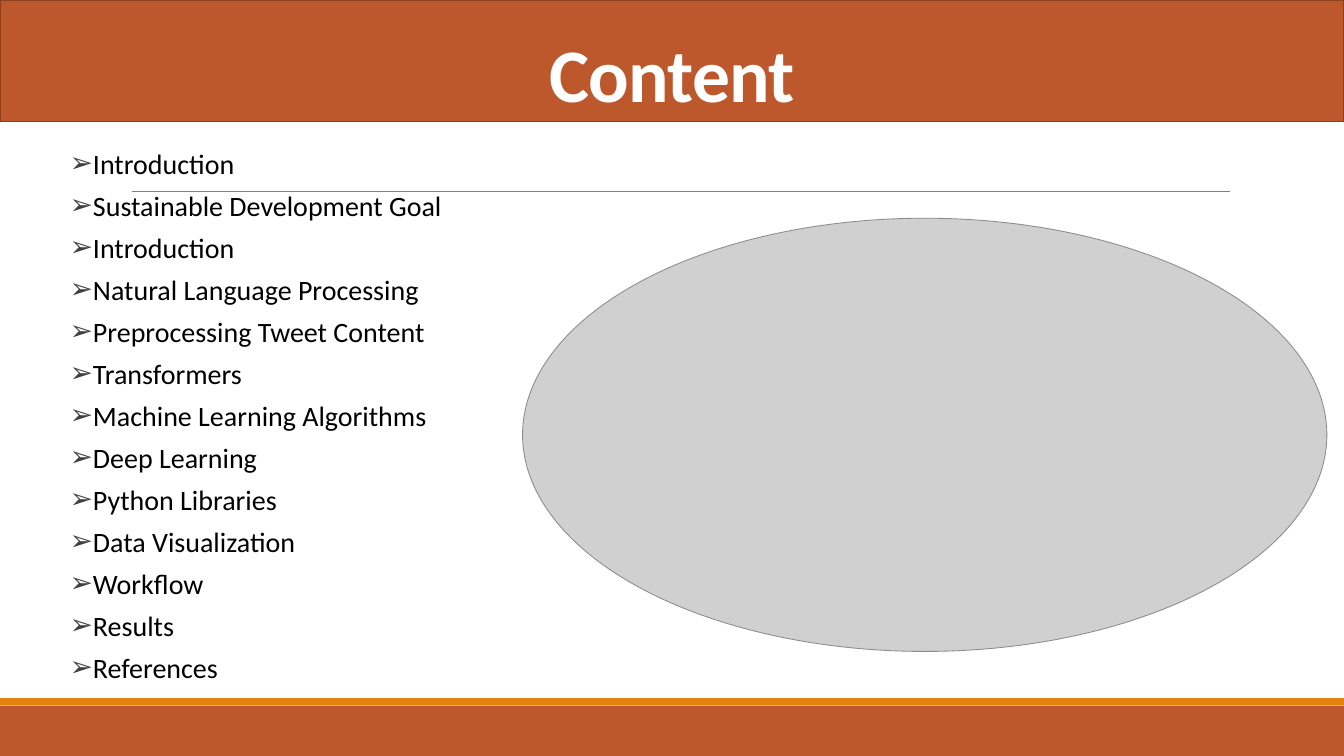
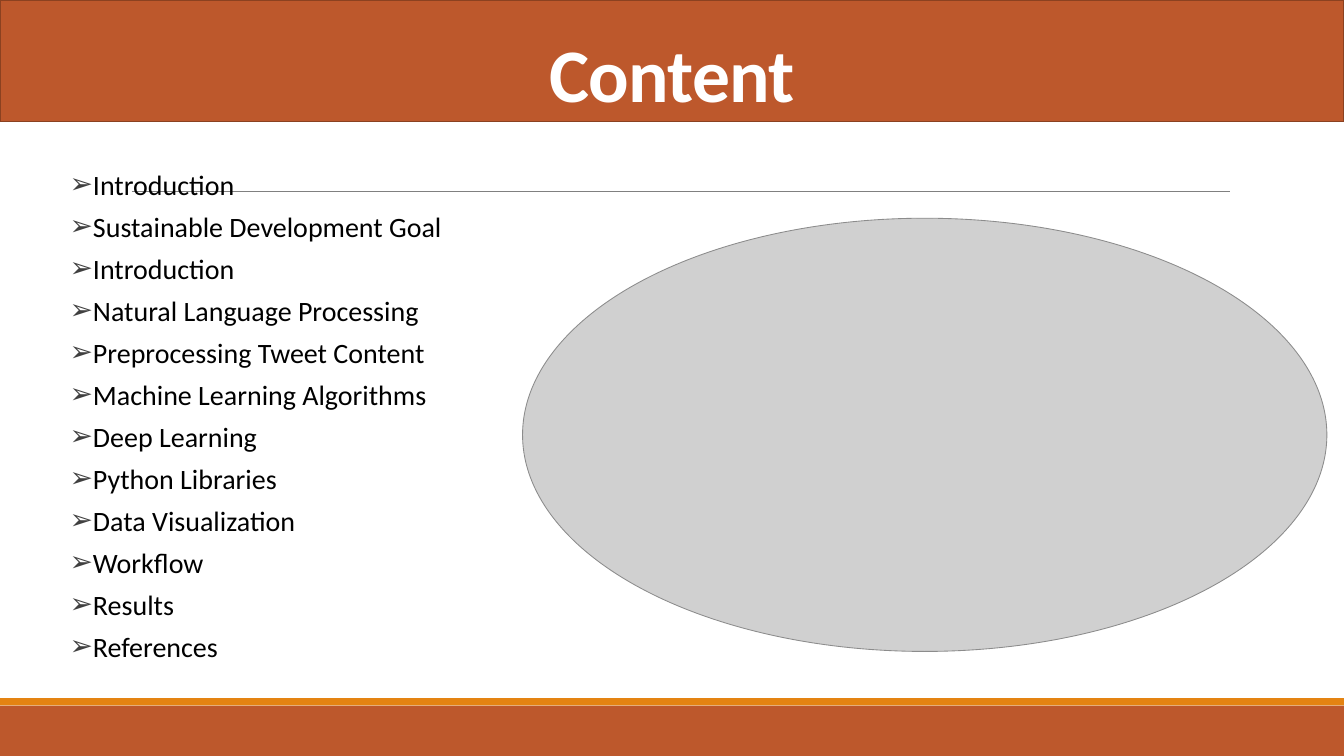
Before and after one commit to kietmcaproject/AI_AI101B_2024-25, a slide deck: slide 2 of GC-03 Sentiment Analysis Of Twitter Data/AI.pptx. Drawn at 1344x756 pixels with LibreOffice and Linux fonts; fonts in the diff are those of the drawing; grey boxes stand for pictures. Boxes give left, top, right and bottom in pixels: in the first picture for what was removed or moved away, otherwise in the second. Text is boxed around its words. In the diff, an @@ line names an element or a change of style, - is before the commit and + after.

```diff
--- a/GC-03 Sentiment Analysis Of Twitter Data/AI.pptx
+++ b/GC-03 Sentiment Analysis Of Twitter Data/AI.pptx
@@ text at bbox=[93, 364, 242, 385]: paragraph removed @@
-➢ Transformers
```
Also in this commit, not shown: 3 other slides changed, 3 slides removed.
